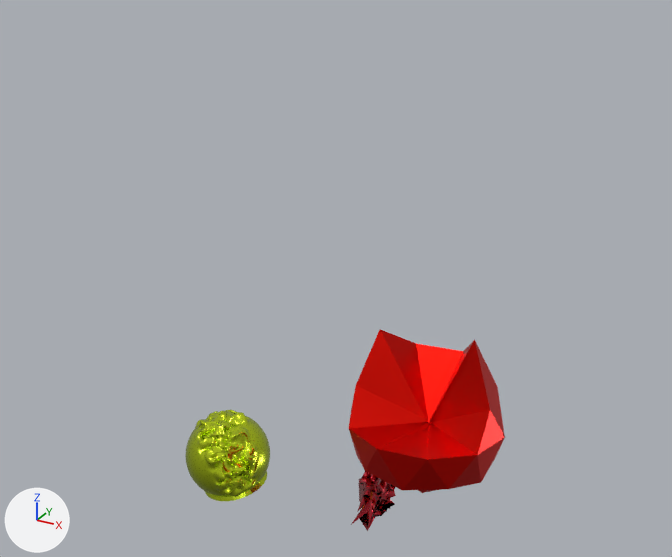
The glTF model docs/domesticpleasures.glb as it was, and as the next commit left it.
Rendered twice from a 50 mm camera at (4.18, -10.14, 10.05) aimed at (-2.24, 1.52, 4.22). The lights are fixed; the arrows at lower left show +X, +Y and +Z.
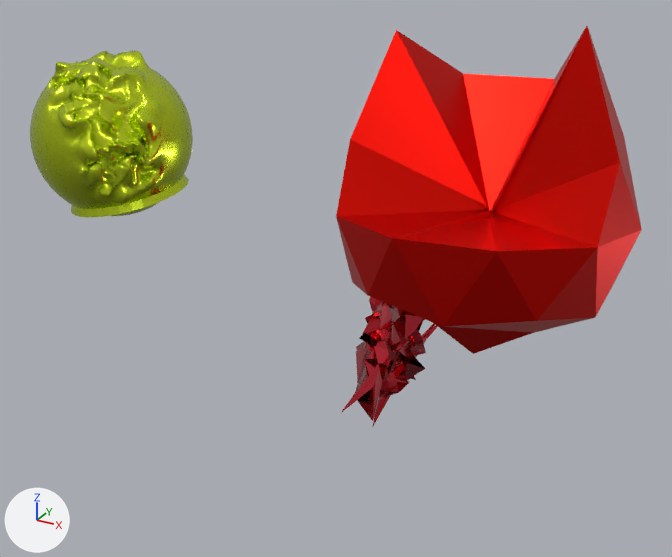
Location of each change, (x1, y1, x2, y2) in pixels of the pictures (672 x 557 px):
'Icosphere', moved: before (349, 329, 505, 493); after (336, 26, 642, 354)
'Quad Sphere', moved: before (185, 410, 270, 501); after (30, 50, 193, 218)
'Torus', moved: before (351, 471, 396, 531); after (342, 297, 438, 426)

The edits, one by one:
In object 'Icosphere' (ob_icosphere), parent goes from ob_empty to ob_parent.
Object 'Icosphere' (ob_icosphere) moves from (0.0, 0.0, 2.509) to (0.0944, -0.0718, 3.144).
In object 'Quad Sphere' (ob_quad_sphere), parent goes from ob_empty to ob_parent.
Object 'Quad Sphere' (ob_quad_sphere) moves from (0.859, -6.099, -0.0354) to (0.954, -6.17, 3.658).
In object 'Torus' (ob_torus), parent goes from ob_empty to ob_parent.
Object 'Torus' (ob_torus) moves from (0.446, -1.121, 0.78) to (0.54, -1.193, 1.415).
Object 'parent' (ob_parent) is new.
Its location is (0.0, 2.078, 2.396).
Its rotation in degrees is (0, 0, -90).
